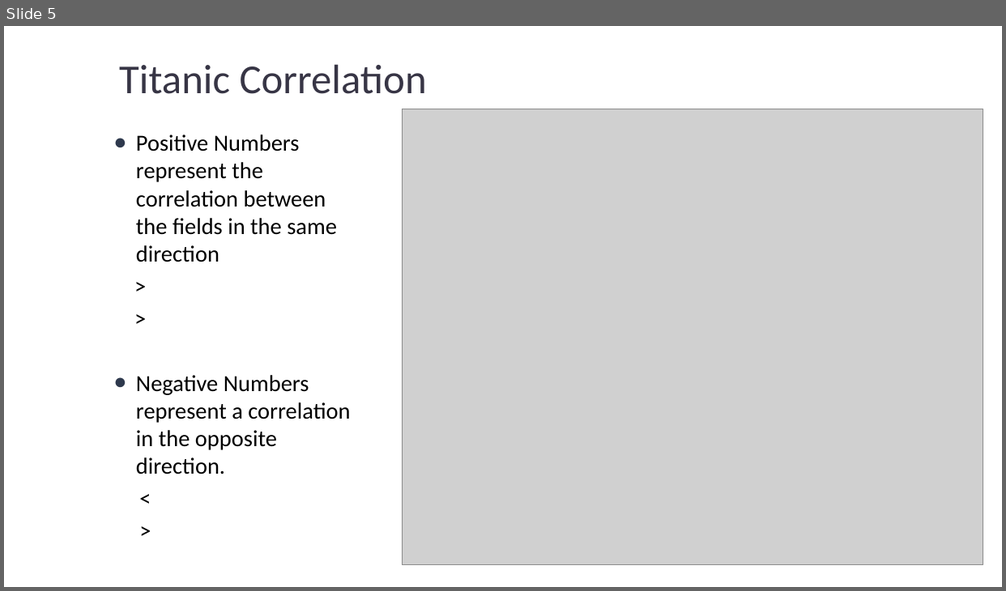
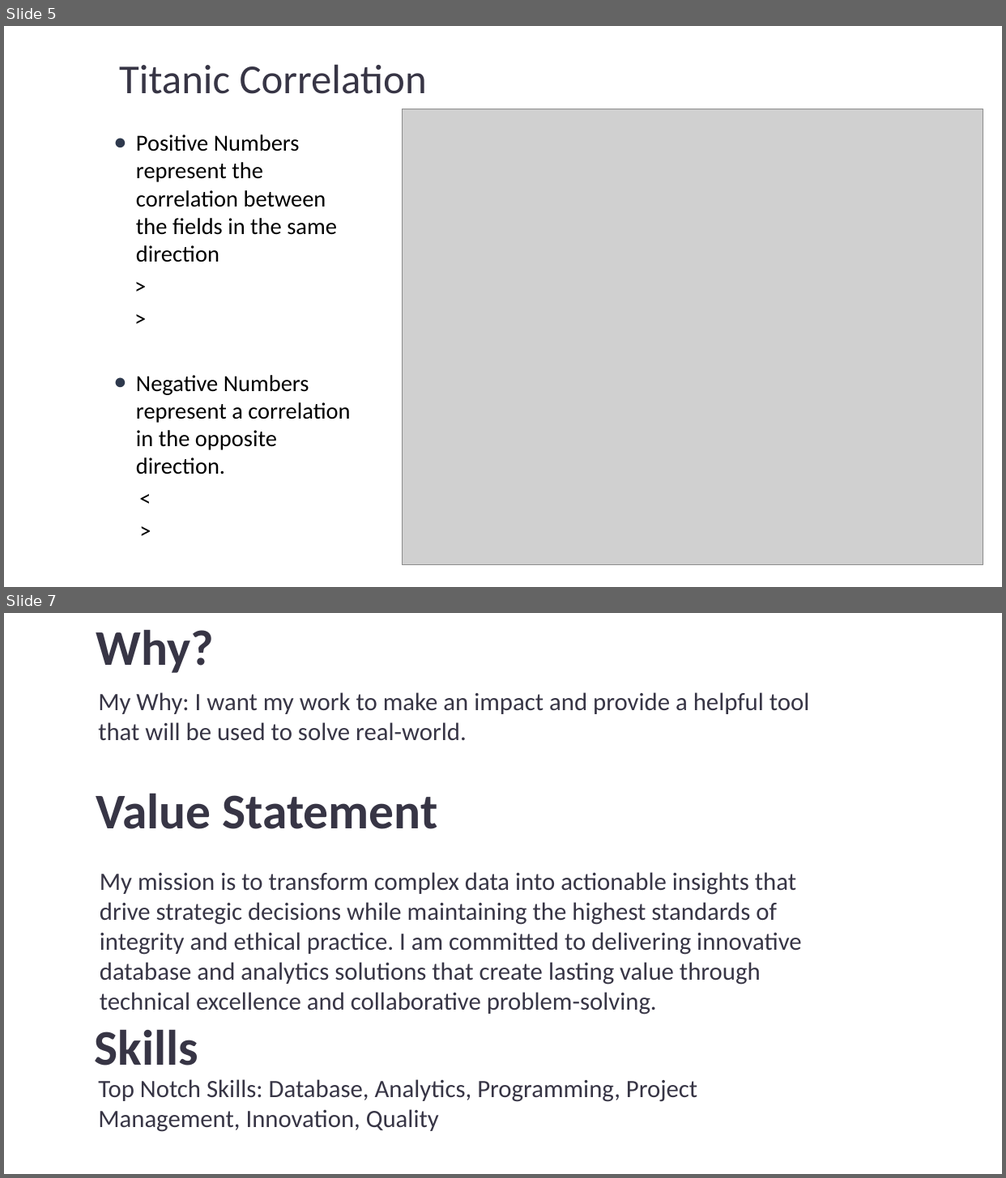
Before and after one commit to normawinters/python, a slide deck: Titanic Business Analytics - Python Visualizations.pptx. Shown one above the other, each under a label of ours: slide 5 before the commit, slides 5 and 7 after it; the slides between them are not shown. The pictures are 1006x591 and 1006x1178 pixels, drawn with LibreOffice and Linux fonts; fonts in the diff are those of the drawing; grey boxes stand for pictures; background and template pictures are left out. Boxes give left, top, right and bottom in pixels: in the first picture for what was removed or moved away, otherwise in the second. Text is boxed around its words. In the diff, an @@ line names an element or a change of style, - is before the commit and + after.

```diff
--- a/Titanic Business Analytics - Python Visualizations.pptx
+++ b/Titanic Business Analytics - Python Visualizations.pptx
@@ slide 7 added at [4,613,1002,1174], background picture (left out) @@
@@ text added at [96,629,213,673], 48 pt, text #373545, bold @@
+Why?
@@ text added at [98,692,810,741], 24 pt, text #373545 @@
+My Why: I want my work to make an impact and provide a helpful tool that will be used to solve real-world.
@@ text added at [96,793,438,829], 48 pt, text #373545, bold @@
+Value Statement
@@ text added at [100,872,802,1015], 24 pt, text #373545 @@
+My mission is to transform complex data into actionable insights that drive strategic decisions while maintaining the highest standards of integrity and ethical practice. I am committed to delivering innovative database and analytics solutions that create lasting value through technical excellence and collaborative problem-solving.
@@ title added at [95,1029,198,1066], 48 pt, text #373545, bold @@
+Skills
@@ text added at [98,1080,697,1132], 24 pt, text #373545 @@
+Top Notch Skills: Database, Analytics, Programming, Project Management, Innovation, Quality
```
Also in this commit, not shown: 2 slides changed.
